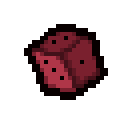
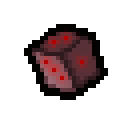
Comparing the layer stacks of the two w=128, h=128 images. Changes:
added layer "highlight" (soft light) above "glow" over [32, 48, 80, 92]
added layer "glow" (70%) above "collectibles_105_dice.png" over [36, 28, 92, 92]
painted on "collectibles_105_dice.png" over [24, 24, 108, 100]
